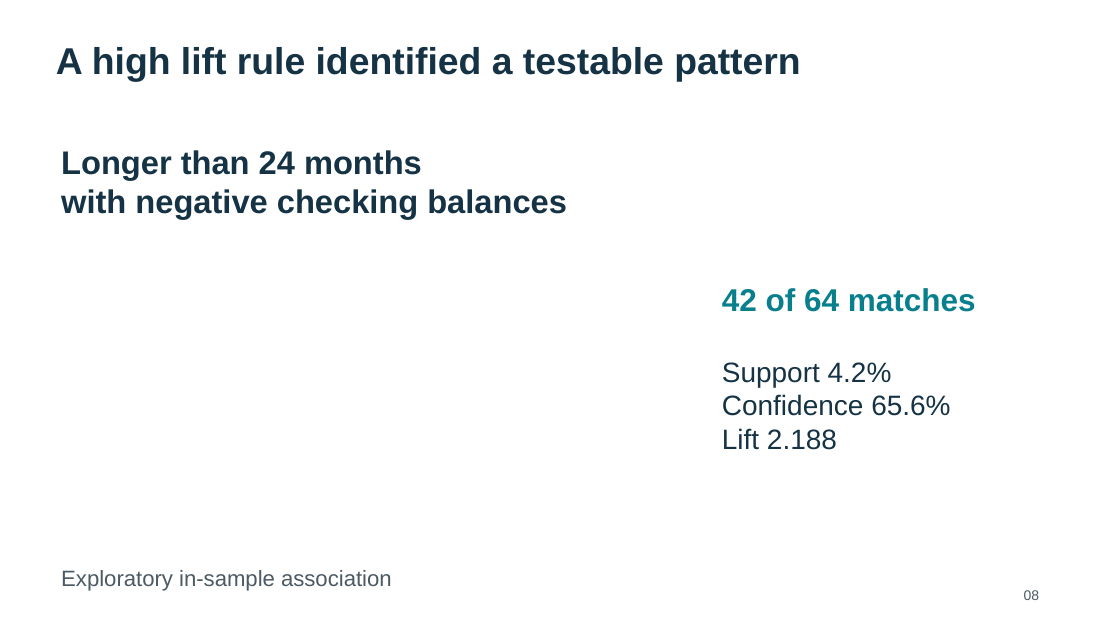
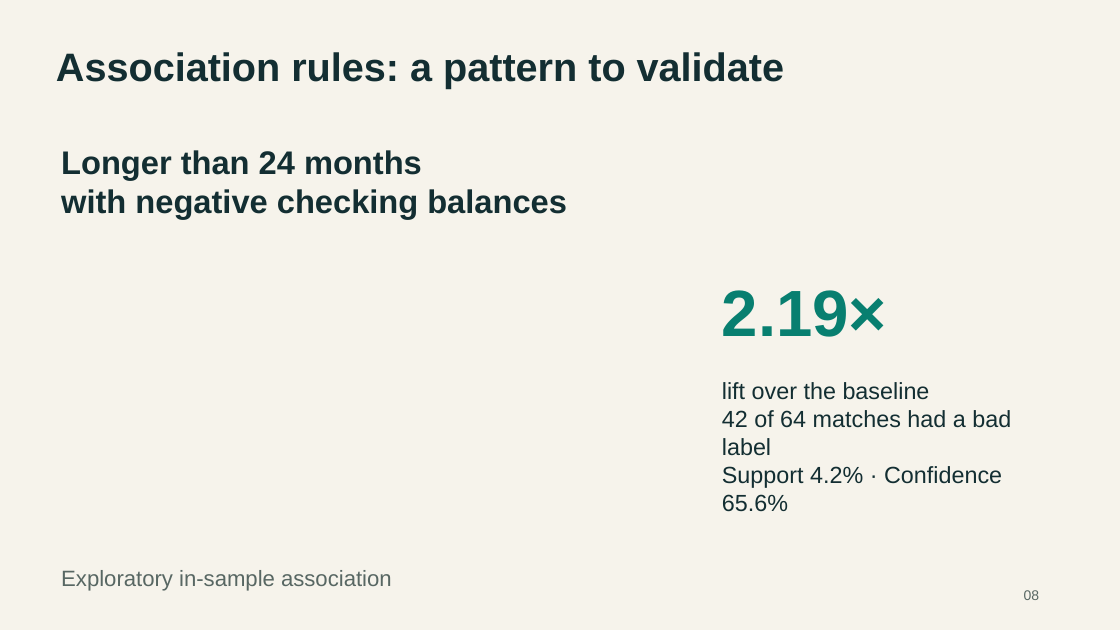
Before and after one commit to lebm646/MSCS_634_Deliverable_4, a slide deck: slide 8 of MSCS_634_Presentation.pptx. Drawn at 1120x630 pixels with LibreOffice and Linux fonts; fonts in the diff are those of the drawing. Boxes give left, top, right and bottom in pixels: in the first picture for what was removed or moved away, otherwise in the second. Text is boxed around its words. In the diff, an @@ line names an element or a change of style, - is before the commit and + after.

```diff
--- a/MSCS_634_Presentation.pptx
+++ b/MSCS_634_Presentation.pptx
@@ background #FFFFFF to #F6F3EB @@
@@ text at (56, 52, 784, 89): text changed; size 32 to 34 pt; text colour #153344 to #132E32 @@
-A high lift rule identified a testable pattern
+Association rules: a pattern to validate
@@ text "Longer than 24 months" at (61, 150, 567, 219): text colour #153344 to #132E32 @@
@@ text at (722, 290, 887, 337): text changed; size 27 to 56 pt; text colour #087F8C to #087F70 @@
-42 of 64 matches
+2.19×
@@ text at (722, 382, 1011, 512): text changed; size 24 to 20 pt; text colour #153344 to #132E32 @@
-Support 4.2%
-Confidence 65.6%
-Lift 2.188
+lift over the baseline
+42 of 64 matches had a bad label
+Support 4.2% · Confidence 65.6%
@@ text "Exploratory in-sample association" at (61, 570, 392, 591): text colour #4D5A63 to #586763 @@
@@ text "08" at (1024, 590, 1040, 600): text colour #4D5A63 to #586763 @@
```
Also in this commit, not shown: 10 other slides changed.
